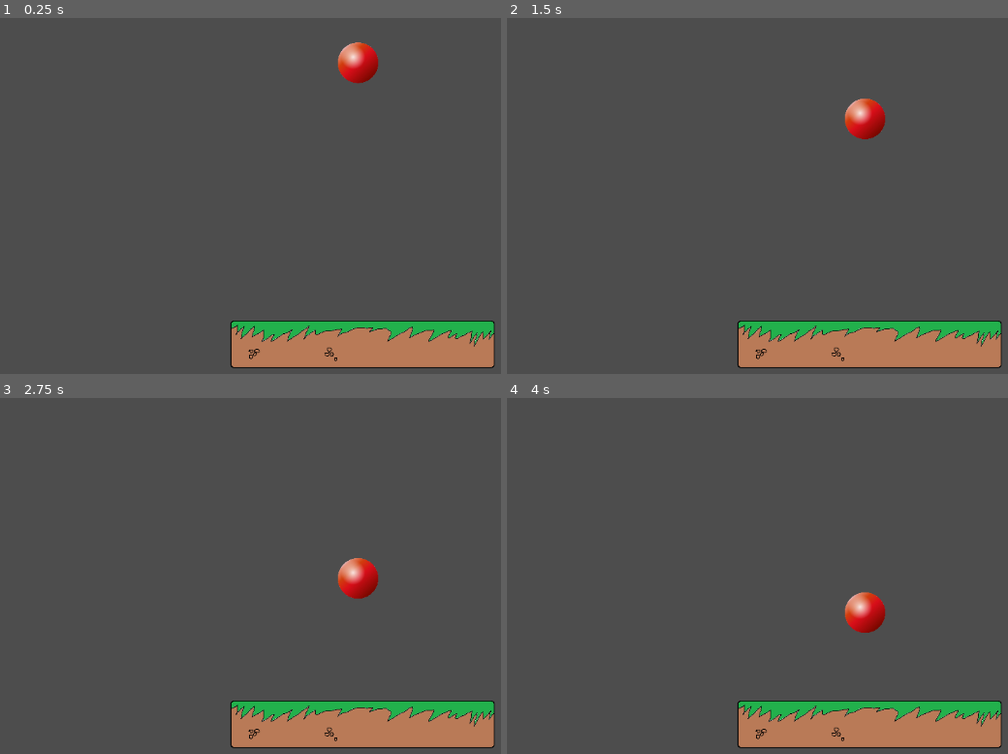
Above: before the commit, frames 1-4 (two rows, left to right).
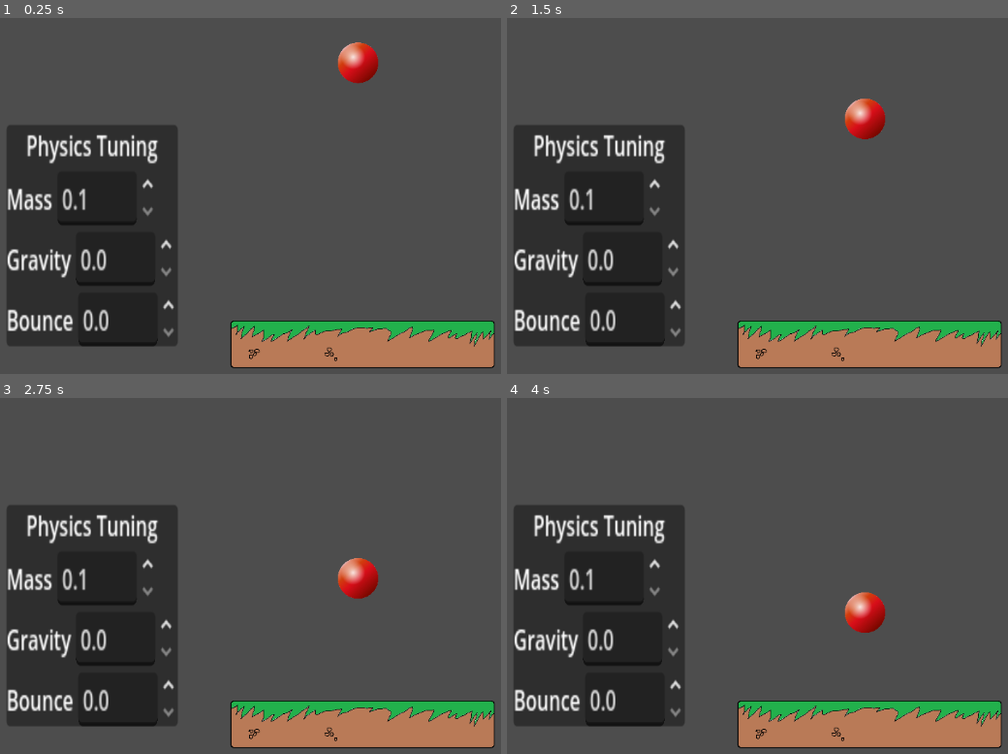
Above: after the commit, the same moments.

Repository: Tortiz-CSUF/bouncing-ball-simulator
Game: Godot game, scene res://scenes/main.tscn
Two runs of this game, one before a commit and one after it. Both use one fixed random seed, a clock stepped at 60 frames per second and the inputs below.
Inputs:
- Up to frame 1 (0.25 s): no input
- Up to frame 2 (1.5 s): no input
- Up to frame 3 (2.75 s): no input
- Up to frame 4 (4 s): no input

The runs differ from the first frame. In frame 1, 20% of the frame differs, in the area x 1-36%, y 30-93%; in frame 2, 20%; in frame 3, 20%; in frame 4, 20%.

Commit message:
UI visibility fix, and Physics Tuning script started
Relocated UI to view area to fix missing UI at runtime. Started to create Physics Tuning UI script to hook values and adjuster (spin box) to be able to change physics values in UI. Script will be completed in next step.

Diff:
--- /dev/null
+++ b/main.gd
@@ -0,0 +1,17 @@
+extends Node2D
+
+@onready var ball: RigidBody2D = $Ball
+
+@onready var gavity_spin: SpinBox = $UI/ControlPanel/VBox/Gravity/SpinBox
+@onready var mass_spin: SpinBox = $UI/ControlPanel/VBox/Mass/SpinBox
+@onready var bounce_spin: SpinBox = $UI/ControlPanel/VBox/Bounce/SpinBox
+
+var ball_material: PhysicsMaterial
+
+func _ready() -> void:
+	# must have a live editable material
+	if ball.physics_material_override:
+		ball_material = ball.physics_material_override.duplicate()
+
+	else:
+		ball_material = PhysicsMaterial.new()
--- a/scenes/main.tscn
+++ b/scenes/main.tscn
@@ -39,10 +39,10 @@
 [node name="UI" type="CanvasLayer" parent="."]
 
 [node name="ControlPanel" type="PanelContainer" parent="UI"]
-offset_left = -527.0
-offset_top = -88.0
-offset_right = -379.0
-offset_bottom = 40.0
+offset_left = 53.0
+offset_top = 217.0
+offset_right = 201.0
+offset_bottom = 345.0
 scale = Vector2(1.7214054, 2.5716116)
 
 [node name="VBox" type="VBoxContainer" parent="UI/ControlPanel"]
Not shown, added: main.gd.uid
